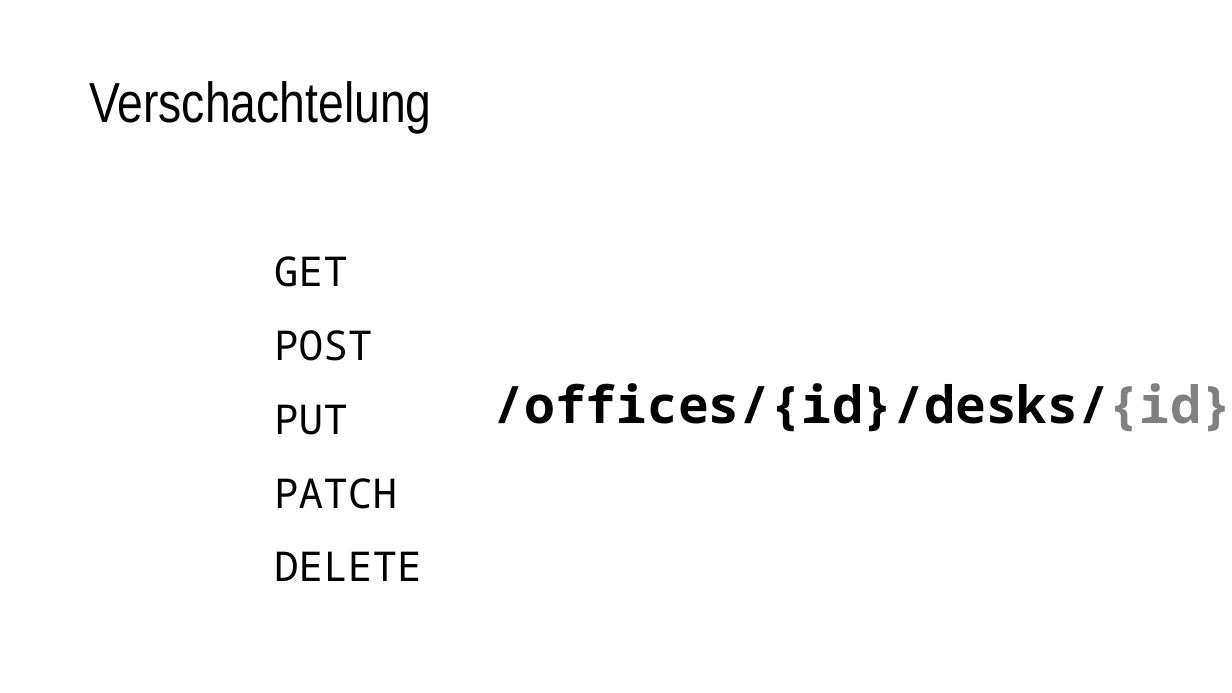
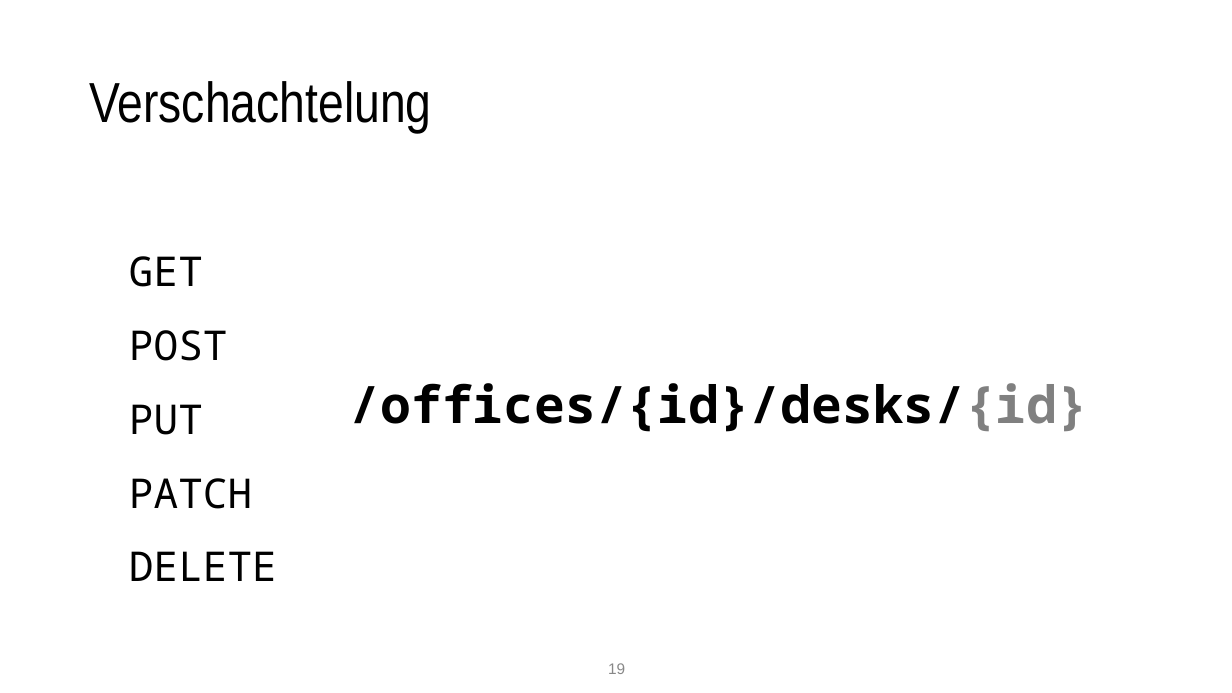
Before and after one commit to nordlb-public/techtalks, a slide deck: slide 19 of 01-api-design/präsentation.pptx. Drawn at 1232x693 pixels with LibreOffice and Linux fonts; fonts in the diff are those of the drawing. Boxes give left, top, right and bottom in pixels: in the first picture for what was removed or moved away, otherwise in the second. Text is boxed around its words. In the diff, an @@ line names an element or a change of style, - is before the commit and + after.

```diff
--- a/01-api-design/präsentation.pptx
+++ b/01-api-design/präsentation.pptx
@@ text "GET": place and size @@
-text "GET" at box(274, 256, 422, 581)
+text "GET" at box(129, 256, 277, 581)
@@ text "/offices/{id}/desks/{id}": place and size @@
-text "/offices/{id}/desks/{id}" at box(493, 383, 1232, 432)
+text "/offices/{id}/desks/{id}" at box(350, 383, 1089, 432)
@@ page number added at box(608, 663, 625, 674), 12 pt, text #888888 @@
+19
```
Also in this commit, not shown: 24 other slides changed, 11 slides added, 1 slide removed, 3 other files.
